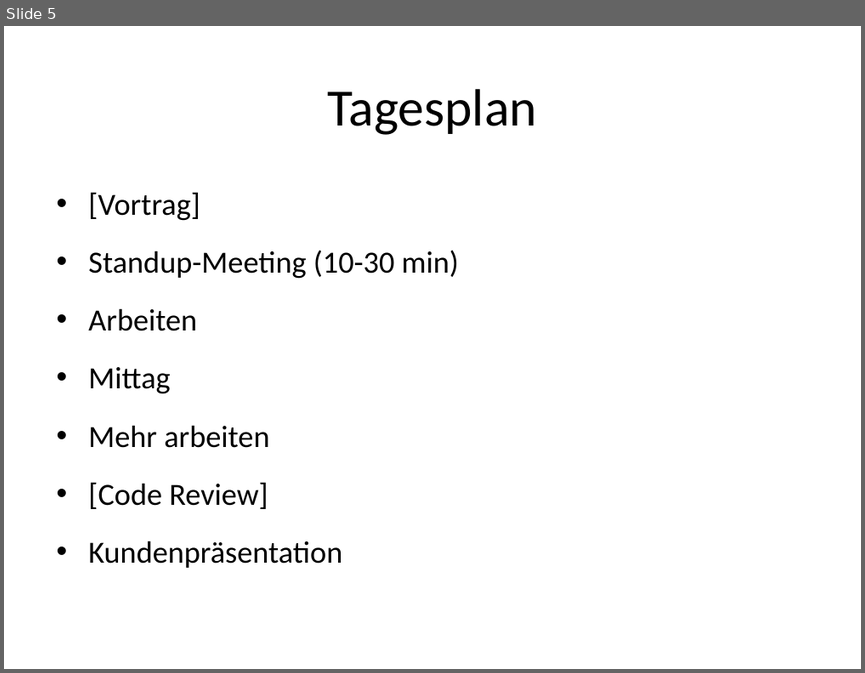
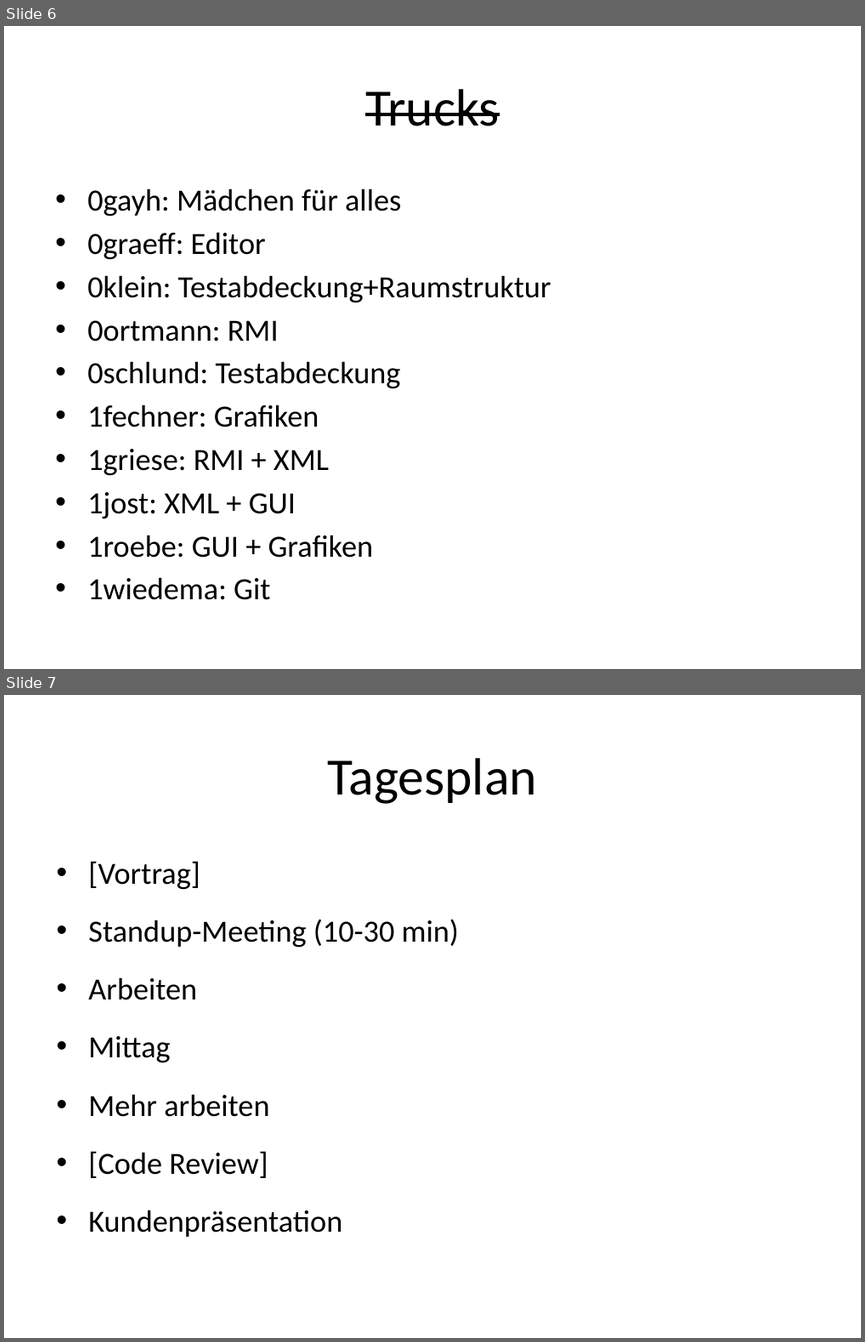
Before and after one commit to FlaShG/SEP12, a slide deck: vortraege/Präsentation_01.pptx. Shown one above the other, each under a label of ours: slide 5 before the commit, slides 6 and 7 after it. The pictures are 865x673 and 865x1342 pixels, drawn with LibreOffice and Linux fonts; fonts in the diff are those of the drawing. Boxes give left, top, right and bottom in pixels: in the first picture for what was removed or moved away, otherwise in the second. Text is boxed around its words. In the diff, an @@ line names an element or a change of style, - is before the commit and + after.

```diff
--- a/vortraege/Präsentation_01.pptx
+++ b/vortraege/Präsentation_01.pptx
@@ slide 6 added at (4, 26, 861, 669), background #FFFFFF @@
@@ title added at (365, 89, 499, 126), 44 pt, text #000000, strikethrough @@
+Trucks
@@ text added at (87, 188, 551, 600), 25.9 pt, text #000000 @@
+• 0gayh: Mädchen für alles
+• 0graeff: Editor
+• 0klein: Testabdeckung+Raumstruktur
+• 0ortmann: RMI
+• 0schlund: Testabdeckung
+• 1fechner: Grafiken
+• 1griese: RMI + XML
+• 1jost: XML + GUI
+• 1roebe: GUI + Grafiken
+• 1wiedema: Git
@@ what was slide 5 is now slide 7 @@
```
Also in this commit, not shown: 1 slide changed, 3 other slides added, 2 other files.
